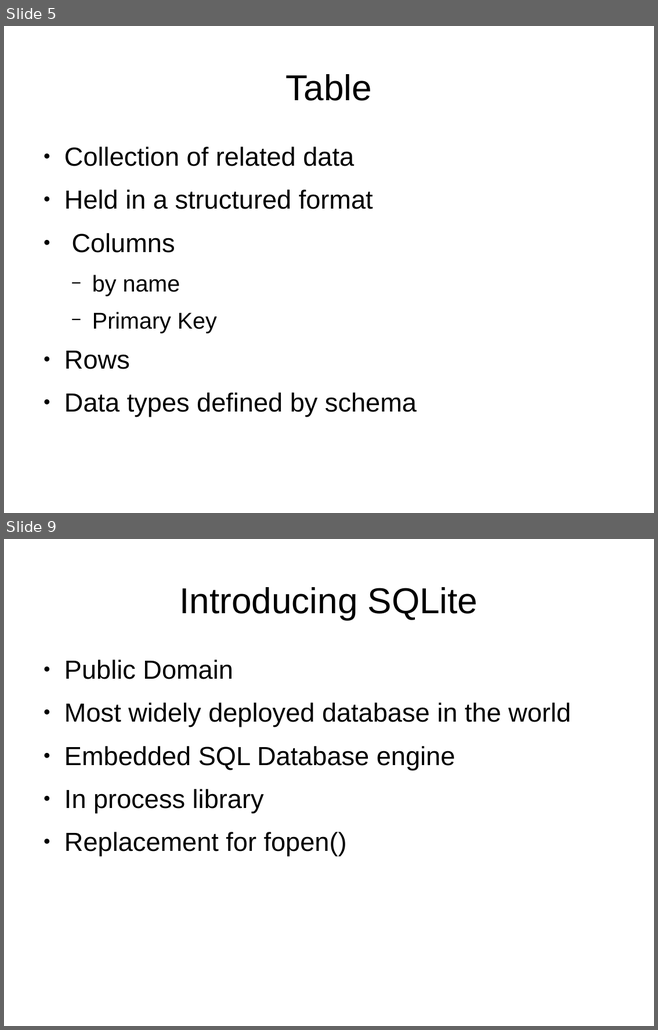
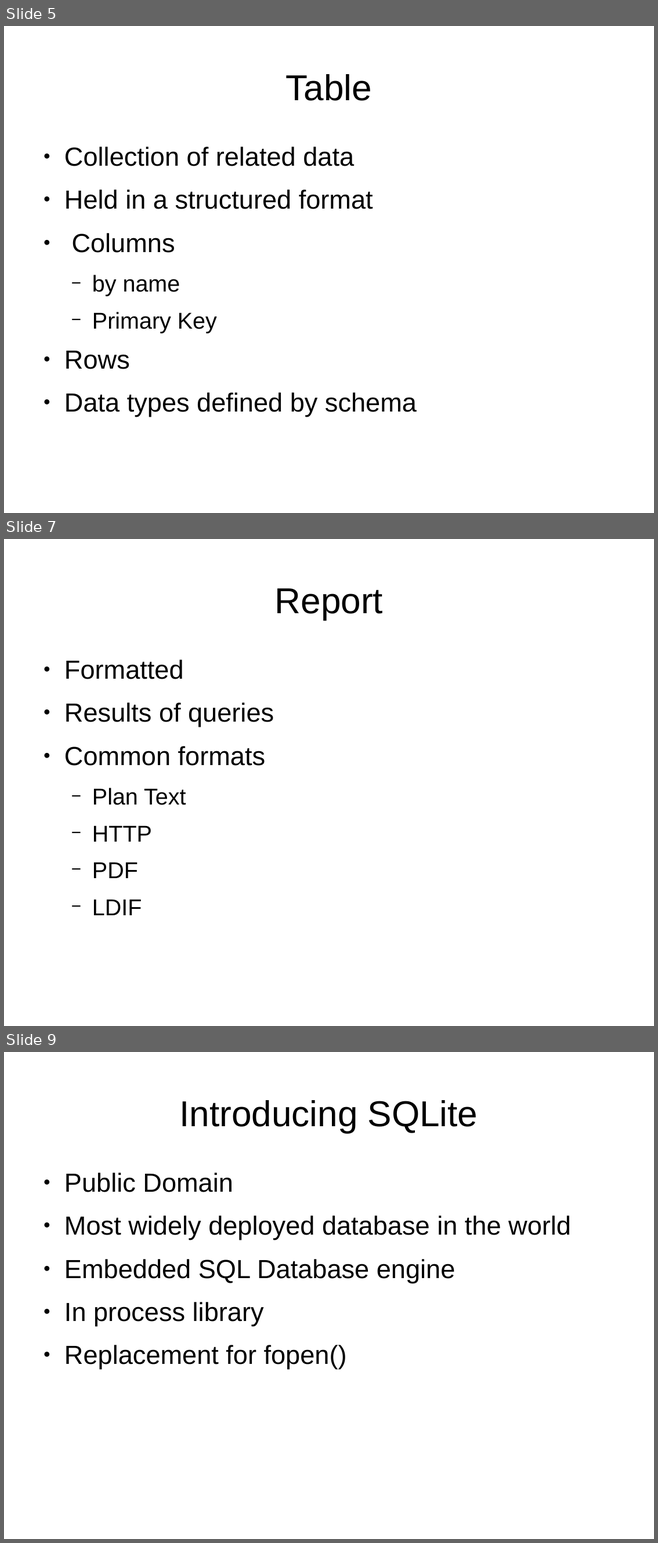
Before and after one commit to Oflameo/intro_to_databases_with_sqlite3, a slide deck: intro_to_databases_with_sqlite3.odp. Shown one above the other, each under a label of ours: slides 5 and 9 before the commit, slides 5, 7 and 9 after it; the slides between them are not shown. The pictures are 658x1030 and 658x1543 pixels, drawn with LibreOffice and Linux fonts; fonts in the diff are those of the drawing. Boxes give left, top, right and bottom in pixels: in the first picture for what was removed or moved away, otherwise in the second. Text is boxed around its words. In the diff, an @@ line names an element or a change of style, - is before the commit and + after.

```diff
--- a/intro_to_databases_with_sqlite3.odp
+++ b/intro_to_databases_with_sqlite3.odp
@@ slide 7 added at [4,539,654,1026], background #FFFFFF @@
@@ title added at [275,588,383,620], 44 pt, text #000000 @@
+Report
@@ text added at [64,660,274,915], 32 pt, text #000000 @@
+● Formatted
+● Results of queries
+● Common formats
+  − Plan Text
+  − HTTP
+  − PDF
+  − LDIF
```
Also in this commit, not shown: 3 slides changed, 2 other slides added, 2 slides removed.
